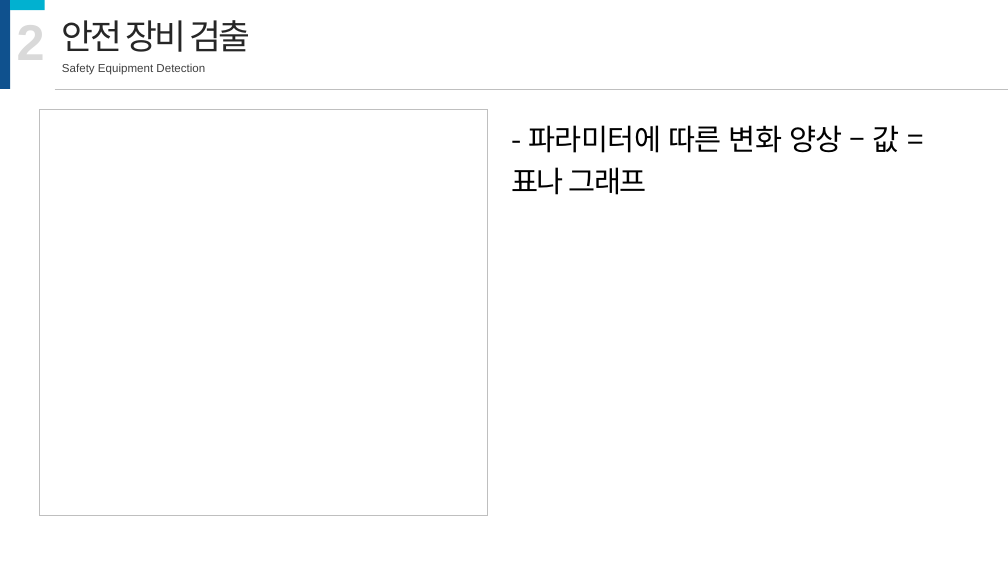
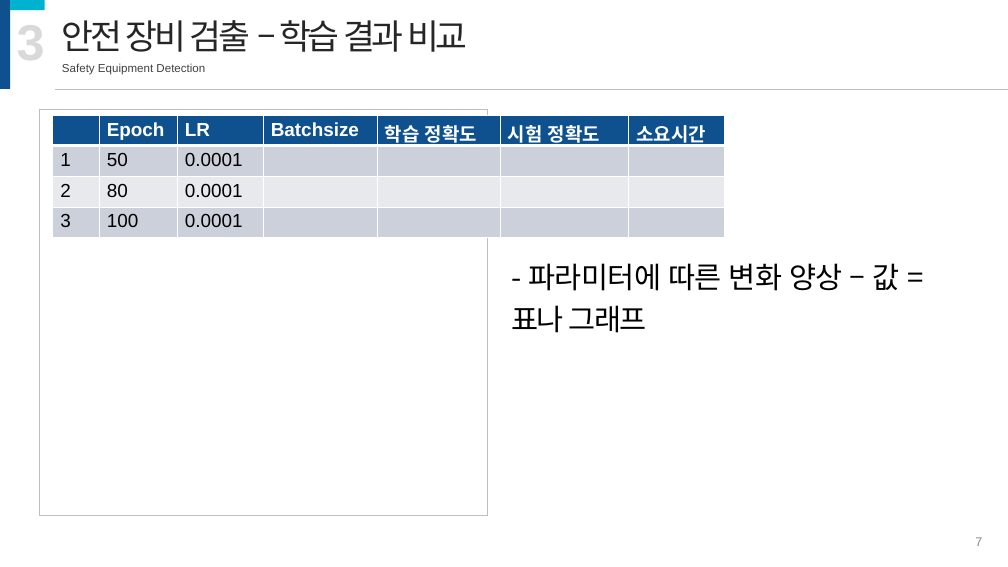
Before and after one commit to JaeHyung-Jung/UNDERDOG, a slide deck: slide 7 of 12주차/발표자료-1.pptx (slide 6 before the commit). Drawn at 1008x567 pixels with LibreOffice and Linux fonts; fonts in the diff are those of the drawing. Boxes give left, top, right and bottom in pixels: in the first picture for what was removed or moved away, otherwise in the second. Text is boxed around its words. In the diff, an @@ line names an element or a change of style, - is before the commit and + after.

```diff
--- a/12주차/발표자료-1.pptx
+++ b/12주차/발표자료-1.pptx
@@ text at [17, 15, 45, 71]: text changed @@
-2
+3
@@ text at [62, 20, 468, 52]: text changed @@
-안전 장비 검출
+안전 장비 검출 – 학습 결과 비교
@@ table added at [53, 116, 725, 238], 4 rows, 7 columns @@
+ | Epoch | LR | Batchsize | 학습 정확도 | 시험 정확도 | 소요시간
+1 | 50 | 0.0001 |  |  |  | 
+2 | 80 | 0.0001 |  |  |  | 
+3 | 100 | 0.0001 |  |  |  | 
@@ text "- 파라미터에 따른 변화 양상 ...": place and size @@
-text "- 파라미터에 따른 변화 양상 ..." at [511, 125, 899, 195]
+text "- 파라미터에 따른 변화 양상 ..." at [511, 263, 899, 333]
@@ page number added at [975, 537, 982, 546], 12 pt, text #8C8C8C @@
+7
```
Also in this commit, not shown: 8 other slides changed, 1 slide added, 15 slides removed.
